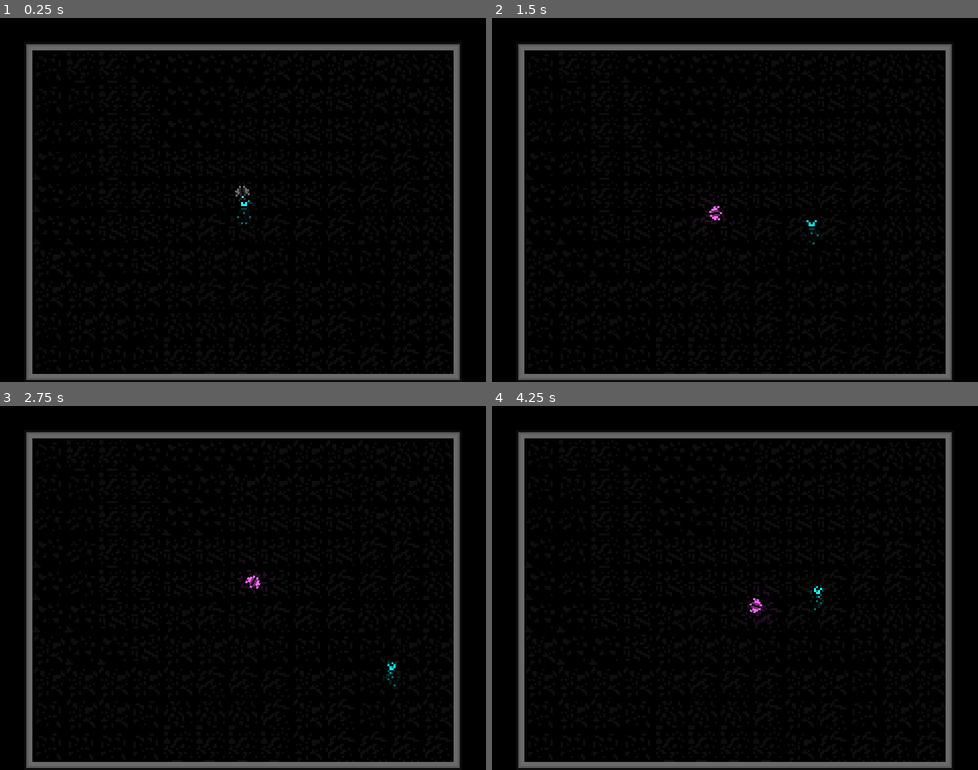
Above: before the commit, frames 1-4 (two rows, left to right).
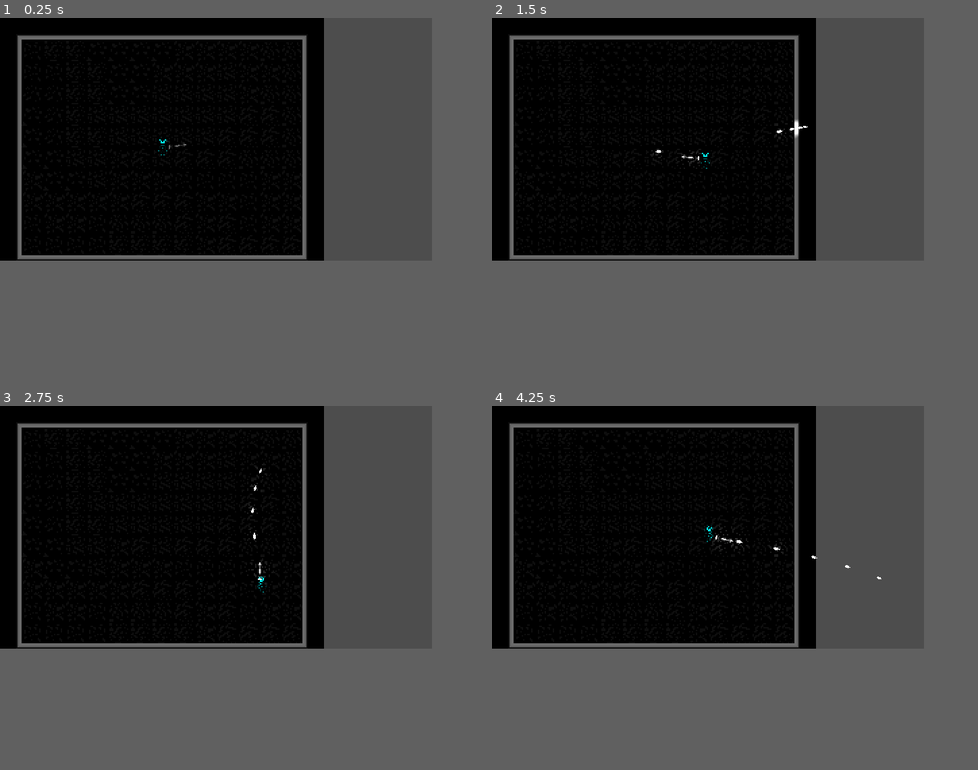
Above: after the commit, the same moments.

Repository: ZealousPython/GodotWildOverload
Game: Godot game, scene res://arena.tscn
Same seed, same stepped clock (60 frames per second), same inputs: the game is played once before the commit and once after it. The project has no main scene, so this scene is started directly.
Inputs (mouse positions are in pixels of both pictures, inside the frame that each line leads up to):
- Up to frame 1 (0.25 s): no input
- Up to frame 2 (1.5 s): tap Enter at 0.5 s; move the mouse to (841, 181) at 0.52 s; press the mouse at (841, 181) at 0.53 s; hold Right (ui_right) 0.53-1.28 s; move the mouse to (637, 218) at 1.27 s; release the mouse at (637, 218) at 1.28 s; hold Down (ui_down) from 1.28 s (still down); click (637, 218) at 1.35 s
- Up to frame 3 (2.75 s): move the mouse to (291, 507) at 2.02 s; release Down (ui_down) at 2.03 s; press the mouse at (291, 507) at 2.03 s; hold Right (ui_right) from 2.03 s (still down)
- Up to frame 4 (4.25 s): move the mouse to (710, 660) at 2.77 s; release Right (ui_right) at 2.78 s; release the mouse at (710, 660) at 2.78 s; hold Up (ui_up) 2.78-3.53 s; click (710, 660) at 2.85 s; move the mouse to (880, 642) at 3.52 s; press the mouse at (880, 642) at 3.53 s; hold Left (ui_left) from 3.53 s (still down)
The window is 720x540 before the commit and 640x360 after it. Grey fills any space a smaller window leaves; there, only what the larger window draws over its background counts as a difference.

The runs differ from the first frame. In frame 1, 22% of the frame differs, in the area x 3-95%, y 0-100%; in frame 2, 22%; in frame 3, 22%; in frame 4, 22%.

Commit message:
Player weapon

Diff:
--- /dev/null
+++ b/Character Objects/Player.gd
@@ -0,0 +1,14 @@
+extends Node2D
+
+
+# Called when the node enters the scene tree for the first time.
+
+var weaponOffset = Vector2(.5,0)
+
+func _ready():
+	pass # Replace with function body.
+
+
+# Called every frame. 'delta' is the elapsed time since the previous frame.
+func _physics_process(delta):
+	$WeaponHand.position = $"Player Body".position+weaponOffset
--- a/Character Objects/Player.tscn
+++ b/Character Objects/Player.tscn
@@ -1,12 +1,12 @@
-[gd_scene load_steps=15 format=3 uid="uid://ceo47vckxqlqw"]
-
+[gd_scene load_steps=16 format=3 uid="uid://ceo47vckxqlqw"]
 
 [ext_resource type="Script" path="res://Character Objects/Player Body.gd" id="1_3j56g"]
+[ext_resource type="Script" path="res://Character Objects/Player.gd" id="1_iaawj"]
 [ext_resource type="Texture2D" uid="uid://ddi05e53jys0g" path="res://Character Objects/Assets/Character Idle.png" id="1_vnb0h"]
 [ext_resource type="Texture2D" uid="uid://dur7cbkj8fhkv" path="res://Character Objects/Assets/Character Walk.png" id="2_dy01n"]
 [ext_resource type="Script" path="res://Character Objects/WeaponHand.gd" id="2_n6m8p"]
 [ext_resource type="Texture2D" uid="uid://cwqjwdimp4l6v" path="res://MiscAssets/2d_lights_and_shadows_neutral_point_light.webp" id="4_81ifx"]
-[ext_resource type="PackedScene" uid="uid://bx5fmxvwqkb31" path="res://Character Objects/Weapons/BaseWeapon.tscn" id="5_inlh7"]
+[ext_resource type="PackedScene" uid="uid://cga2y2at1gca" path="res://Character Objects/Weapons/MachineGun/MachineGun.tscn" id="7_vligc"]
 
 [sub_resource type="AtlasTexture" id="AtlasTexture_mdt8i"]
 atlas = ExtResource("1_vnb0h")
@@ -78,6 +78,7 @@
 height = 12.0
 
 [node name="Player" type="Node2D"]
+script = ExtResource("1_iaawj")
 
 [node name="Player Body" type="CharacterBody2D" parent="."]
 motion_mode = 1
@@ -138,8 +139,8 @@
 position = Vector2(0.5, 0)
 script = ExtResource("2_n6m8p")
 
-[node name="Weapon" parent="WeaponHand" instance=ExtResource("5_inlh7")]
-position = Vector2(12, -0.5)
+[node name="MachineGun" parent="WeaponHand" instance=ExtResource("7_vligc")]
+position = Vector2(10.5, 0)
 rotation = 3.14159
 
 [node name="CanvasModulate" type="CanvasModulate" parent="."]
--- a/Character Objects/Weapons/BaseWeapon.gd
+++ b/Character Objects/Weapons/BaseWeapon.gd
@@ -13,10 +13,10 @@
 
 # Called every frame. 'delta' is the elapsed time since the previous frame.
 func _process(delta):
-
+	WeaponLogic(delta)
 	if Input.is_action_pressed("Attack") and !onCooldown:
 		attacking = true
-		attack()
+		Attack()
 
 	else:
 		attacking = false
@@ -32,6 +32,9 @@
 	if onCooldown and overloadAmount <= 0:
 		onCooldown = false
 	overloadAmount = clamp(overloadAmount,0,100)
+
+func WeaponLogic(delta):
+	pass
 
 func _physics_process(delta):
 	WeaponEffects()
@@ -53,5 +56,5 @@
 
 func ChargeLight():
 	$PointLight2D.energy = overloadAmount*16/320
-func attack():
+func Attack():
 	pass
--- /dev/null
+++ b/Character Objects/Weapons/MachineGun/MachineGun.gd
@@ -0,0 +1,37 @@
+extends "res://Character Objects/Weapons/BaseWeapon.gd"
+
+var bullet = preload("res://Character Objects/Weapons/MachineGun/machine_gun_bullet.tscn")
+var weaponBullet = preload("res://Character Objects/Weapons/MachineGun/thrown_weapon.tscn")
+var shootCooldown = 0
+
+
+func WeaponLogic(delta):
+	shootCooldown -= 1 * delta
+	if overloadAmount <= 0 and !visible:
+		show()
+
+func Attack():
+	if shootCooldown <= 0:
+		shoot()
+
+func shoot():
+	var projectile = bullet.instantiate()
+
+	projectile.chargeAmount = overloadAmount
+	projectile.direction = Vector2.from_angle(global_rotation+deg_to_rad(180))
+	projectile.rotation = global_rotation+deg_to_rad(180)
+	projectile.position = $Marker2D.global_position
+	get_tree().get_root().add_child(projectile)
+
+	shootCooldown = .2 / (overloadAmount/50 + 1)
+
+func OverloadAttack():
+	var projectile = weaponBullet.instantiate()
+
+	projectile.chargeAmount = overloadAmount
+	projectile.direction = Vector2.from_angle(global_rotation+deg_to_rad(180))
+	projectile.rotation = global_rotation+deg_to_rad(180)
+	projectile.position = $Marker2D.global_position
+	get_tree().get_root().add_child(projectile)
+
+	hide()
--- /dev/null
+++ b/Character Objects/Weapons/MachineGun/MachineGun.tscn
@@ -0,0 +1,20 @@
+[gd_scene load_steps=4 format=3 uid="uid://cga2y2at1gca"]
+
+[ext_resource type="Texture2D" uid="uid://bfv31p307dnuo" path="res://Character Objects/Weapons/Assets/MachineGun.png" id="1_yayty"]
+[ext_resource type="Texture2D" uid="uid://cwqjwdimp4l6v" path="res://MiscAssets/2d_lights_and_shadows_neutral_point_light.webp" id="2_10ux0"]
+[ext_resource type="Script" path="res://Character Objects/Weapons/MachineGun/MachineGun.gd" id="2_s8ub0"]
+
+[node name="MachineGun" type="Sprite2D"]
+texture = ExtResource("1_yayty")
+script = ExtResource("2_s8ub0")
+
+[node name="PointLight2D" type="PointLight2D" parent="."]
+texture = ExtResource("2_10ux0")
+texture_scale = 0.1
+
+[node name="CanvasModulate" type="CanvasModulate" parent="."]
+visible = false
+color = Color(0.427451, 0.427451, 0.427451, 1)
+
+[node name="Marker2D" type="Marker2D" parent="."]
+position = Vector2(-9, 0)
--- /dev/null
+++ b/Character Objects/Weapons/MachineGun/machine_gun_bullet.gd
@@ -0,0 +1,18 @@
+extends CharacterBody2D
+
+
+var chargeAmount = 0
+var damage = 1
+var pierce = 1
+var speed = 100
+var direction = Vector2.ZERO
+
+func _physics_process(delta):
+	scale.x = chargeAmount/100 + .5
+	scale.y = chargeAmount/100 + .5
+	damage = chargeAmount/50 + .5
+	pierce = chargeAmount/50 + .5
+
+	velocity = speed * (chargeAmount/50 + 1) * direction
+
+	move_and_slide()
--- /dev/null
+++ b/Character Objects/Weapons/MachineGun/machine_gun_bullet.tscn
@@ -0,0 +1,36 @@
+[gd_scene load_steps=5 format=3 uid="uid://chp37gsb6iyyy"]
+
+[ext_resource type="Script" path="res://Character Objects/Weapons/MachineGun/machine_gun_bullet.gd" id="1_5aien"]
+[ext_resource type="Texture2D" uid="uid://bnavwm12f6vf" path="res://Character Objects/Weapons/Assets/Projectile.png" id="1_5r66r"]
+[ext_resource type="Texture2D" uid="uid://cwqjwdimp4l6v" path="res://MiscAssets/2d_lights_and_shadows_neutral_point_light.webp" id="2_1qtyk"]
+
+[sub_resource type="CapsuleShape2D" id="CapsuleShape2D_4a8e8"]
+radius = 2.0
+height = 8.0
+
+[node name="MachineGunBullet" type="CharacterBody2D"]
+collision_layer = 0
+collision_mask = 2
+script = ExtResource("1_5aien")
+
+[node name="Area2D" type="Area2D" parent="."]
+collision_layer = 0
+collision_mask = 5
+
+[node name="CollisionShape2D" type="CollisionShape2D" parent="Area2D"]
+rotation = 1.5708
+shape = SubResource("CapsuleShape2D_4a8e8")
+
+[node name="PointLight2D" type="PointLight2D" parent="."]
+texture = ExtResource("2_1qtyk")
+texture_scale = 0.1
+
+[node name="CollisionShape2D" type="CollisionShape2D" parent="."]
+rotation = 1.5708
+shape = SubResource("CapsuleShape2D_4a8e8")
+
+[node name="Sprite2D" type="Sprite2D" parent="."]
+texture = ExtResource("1_5r66r")
+offset = Vector2(4, 0.5)
+region_enabled = true
+region_rect = Rect2(16, 0, 16, 16)
--- /dev/null
+++ b/Character Objects/Weapons/MachineGun/thrown_weapon.gd
@@ -0,0 +1,17 @@
+extends CharacterBody2D
+
+
+
+var chargeAmount = 0
+var damage = 1
+var pierce = 1
+var speed = 100
+var direction = Vector2.ZERO
+
+func _physics_process(delta):
+	damage = chargeAmount/50 + .5
+	pierce = chargeAmount/50 + .5
+	rotation += deg_to_rad(25)
+	velocity = speed * direction
+
+	move_and_slide()
--- /dev/null
+++ b/Character Objects/Weapons/MachineGun/thrown_weapon.tscn
@@ -0,0 +1,23 @@
+[gd_scene load_steps=5 format=3 uid="uid://dedpapw6pg21g"]
+
+[ext_resource type="Script" path="res://Character Objects/Weapons/MachineGun/thrown_weapon.gd" id="1_5cydy"]
+[ext_resource type="Texture2D" uid="uid://bfv31p307dnuo" path="res://Character Objects/Weapons/Assets/MachineGun.png" id="1_xu8m3"]
+[ext_resource type="Texture2D" uid="uid://cwqjwdimp4l6v" path="res://MiscAssets/2d_lights_and_shadows_neutral_point_light.webp" id="2_82sn8"]
+
+[sub_resource type="CircleShape2D" id="CircleShape2D_6i7sn"]
+radius = 7.0
+
+[node name="ThrownWeapon" type="CharacterBody2D"]
+script = ExtResource("1_5cydy")
+
+[node name="Sprite2D" type="Sprite2D" parent="."]
+texture = ExtResource("1_xu8m3")
+offset = Vector2(0.5, 0.5)
+
+[node name="PointLight2D" type="PointLight2D" parent="."]
+energy = 16.0
+texture = ExtResource("2_82sn8")
+texture_scale = 0.1
+
+[node name="CollisionShape2D" type="CollisionShape2D" parent="."]
+shape = SubResource("CircleShape2D_6i7sn")
--- a/arena.tscn
+++ b/arena.tscn
@@ -13,7 +13,7 @@
 [node name="Player" parent="." instance=ExtResource("2_h16x0")]
 position = Vector2(120, 96)
 
-[node name="CanvasModulate" parent="Player" index="1"]
+[node name="CanvasModulate" parent="Player" index="2"]
 visible = false
 
 [node name="CanvasModulate" type="CanvasModulate" parent="."]
--- a/project.godot
+++ b/project.godot
@@ -16,7 +16,7 @@
 
 [display]
 
-window/size/viewport_width=240
+window/size/viewport_width=320
 window/size/viewport_height=180
 window/size/mode=3
 window/size/resizable=false
Binary file added: Aseprite/Characters/Sword.aseprite
Binary file added: Character Objects/Weapons/Assets/MachineGun.png
Not shown, added: Character Objects/Weapons/Assets/MachineGun.png.import
Binary file added: Character Objects/Weapons/Assets/Projectile.png
Not shown, added: Character Objects/Weapons/Assets/Projectile.png.import
Binary file added: Character Objects/Weapons/Assets/Sword.png
Not shown, added: Character Objects/Weapons/Assets/Sword.png.import
Not shown: 1 places in MiscAssets/TileSet.tres that only renumber resources
Not shown: 1 places in arena.tscn that only renumber resources
